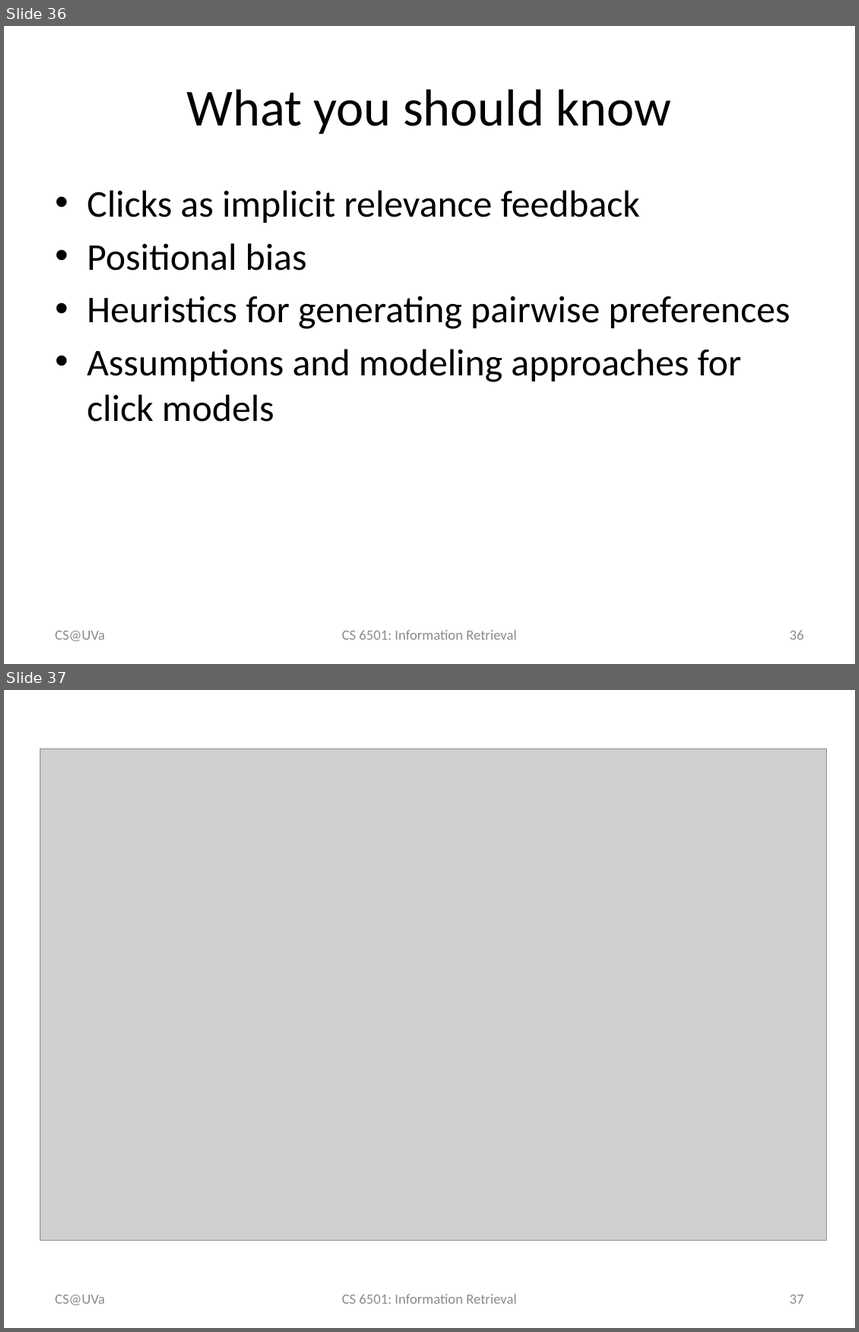
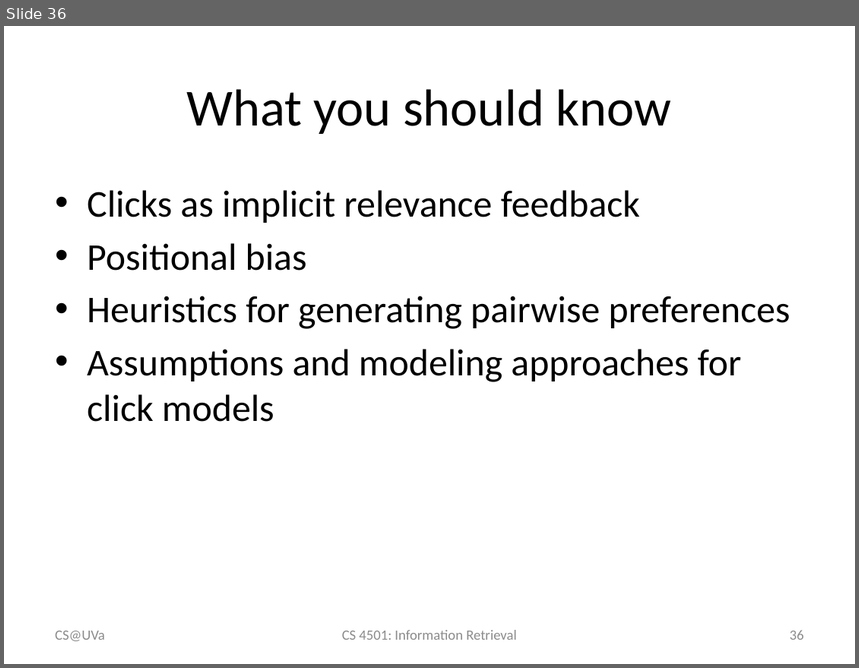
Before and after one commit to wang296/IR2015, a slide deck: docs/Implicit User Feedback.pptx. Shown one above the other, each under a label of ours: slides 36 and 37 before the commit, slide 36 after it. The pictures are 859x1332 and 859x668 pixels, drawn with LibreOffice and Linux fonts; fonts in the diff are those of the drawing; grey boxes stand for pictures. Boxes give left, top, right and bottom in pixels: in the first picture for what was removed or moved away, otherwise in the second. Text is boxed around its words. In the diff, an @@ line names an element or a change of style, - is before the commit and + after.

```diff
--- a/docs/Implicit User Feedback.pptx
+++ b/docs/Implicit User Feedback.pptx
@@ slide 37 removed at bbox=[4, 690, 855, 1328], background #FFFFFF @@
@@ picture removed at bbox=[40, 749, 827, 1241] @@
@@ text removed at bbox=[55, 1295, 105, 1306] @@
-CS@UVa
@@ text removed at bbox=[342, 1294, 516, 1304] @@
-CS 6501: Information Retrieval
@@ page number removed at bbox=[790, 1295, 804, 1304] @@
-37
@@ slide 36 changed as well @@
@@ text at bbox=[342, 630, 516, 640]: text changed @@
-CS 6501: Information Retrieval
+CS 4501: Information Retrieval
```
Also in this commit, not shown: 34 other slides changed, 7 other files.
